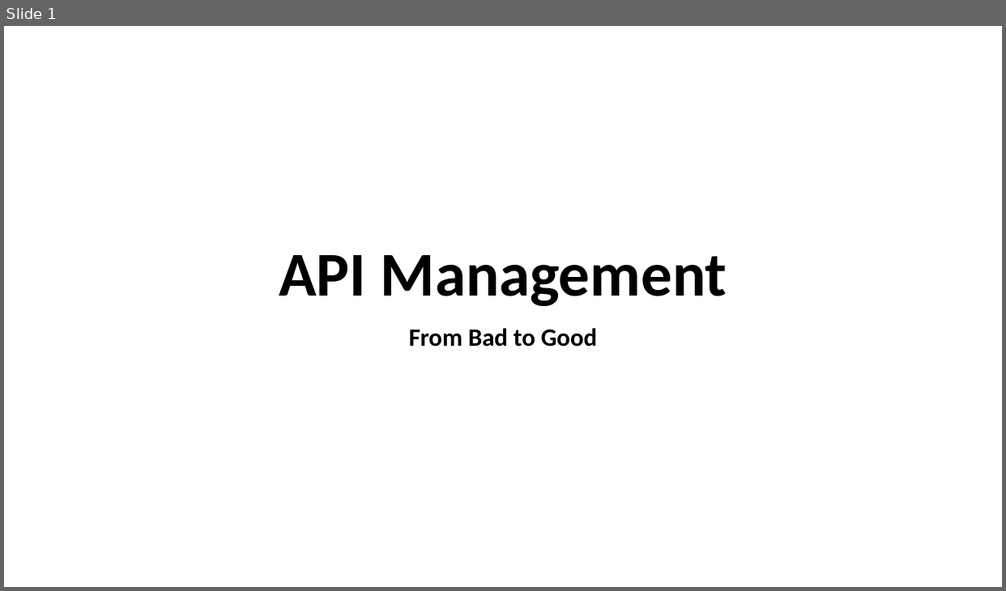
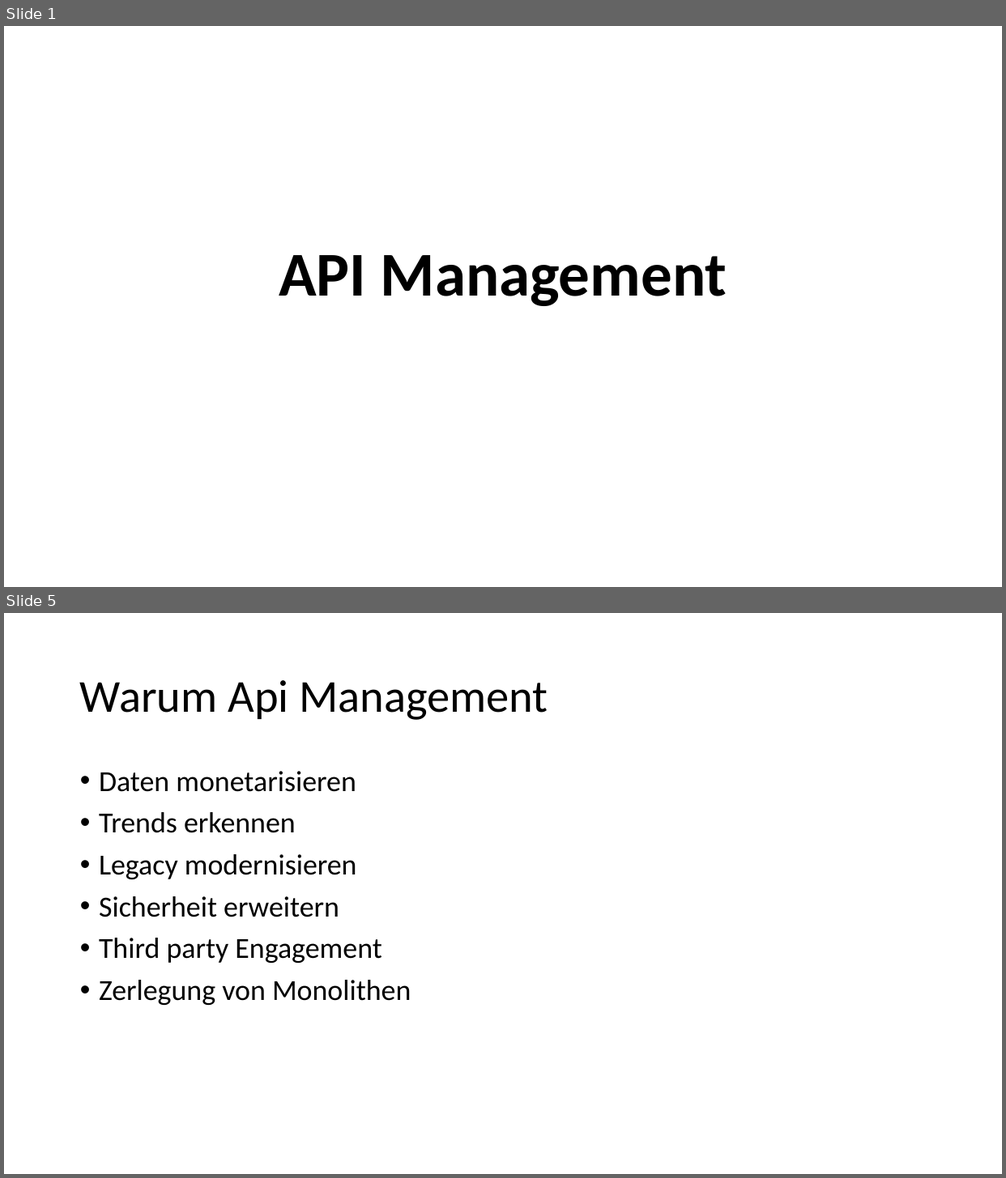
Before and after one commit to danielwagn3r/apimgmt-workshop, a slide deck: API Management.pptx. Shown one above the other, each under a label of ours: slide 1 before the commit, slides 1 and 5 after it; the slides between them are not shown. The pictures are 1006x591 and 1006x1178 pixels, drawn with LibreOffice and Linux fonts; fonts in the diff are those of the drawing. Boxes give left, top, right and bottom in pixels: in the first picture for what was removed or moved away, otherwise in the second. Text is boxed around its words. In the diff, an @@ line names an element or a change of style, - is before the commit and + after.

```diff
--- a/API Management.pptx
+++ b/API Management.pptx
@@ slide 5 added at (4,613,1002,1174), background #FFFFFF @@
@@ title added at (80,680,548,720), 44 pt, text #000000 @@
+Warum Api Management
@@ text added at (99,771,411,1005), 28 pt, text #000000 @@
+• Daten monetarisieren
+• Trends erkennen
+• Legacy modernisieren
+• Sicherheit erweitern
+• Third party Engagement
+• Zerlegung von Monolithen
@@ slide 1 changed as well @@
@@ subtitle removed at (409,328,597,347) @@
-From Bad to Good
```
Also in this commit, not shown: 1 other slide changed, 2 other slides added, 1 slide removed.
